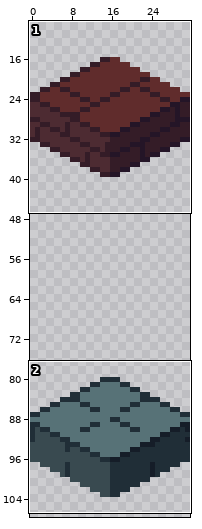
Pixel-art file: assets/img/settlements/tileset_bridges.aseprite. Above: a wide view before the commit, with the close-up outlined.
Close-up. Earlier state:
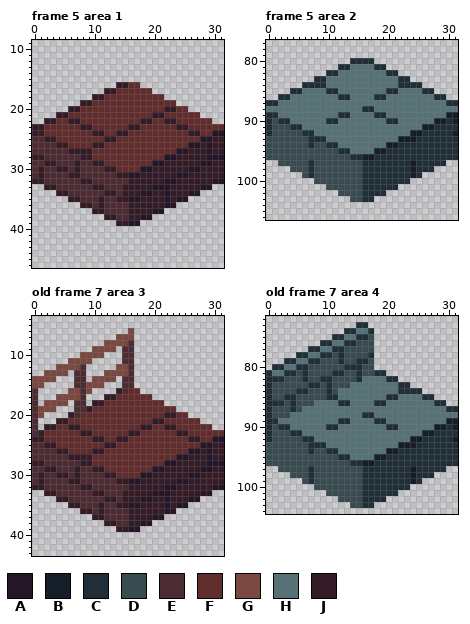
32x128 pixels, 8 frames. Shown: frame 5 area 1: x 0..31, y 9..46; frame 5 area 2: x 0..31, y 77..106; old frame 7 area 3: x 0..31, y 4..43; old frame 7 area 4: x 0..31, y 72..104. The wide view leaves out empty margins. The commit also changed other frames or places, which this record leaves out.
Visible layers, top first: "Handrail Top", "Handrail Bottom", "Floor".
Palette (. is transparent): A #241527  B #151d28  C #202e37  D #394a50  E #4d2b32  F #602c2c  G #7a4841  H #577277  J #341c27
Pixels before, frame 5 area 1, first column x 0:
16 ..............JJFF..............
17 ............JJFFFFFF............
18 ..........JJFFFFFFFFFF..........
19 ........JJFFFFFFFFFFFFFF........
20 ......JJFFFFFFFFFFFFFFJJFF......
21 ....JJFFFFFFFFFFFFFFJJFFFFFF....
22 ..JJFFJJFFFFFFFFFFJJFFJJFFFFFF..
23 JJFFFFFFJJFFFFFFJJFFFFFFJJFFFFFF
24 JJFFFFFFFFJJFFJJFFFFFFFFFFJJFFAA
25 EEJJFFFFFFFFJJFFFFFFFFFFFFFFAAJJ
26 EEEEJJFFFFJJFFFFFFFFFFFFFFAAJAJJ
27 EEEEEEJJJJFFFFFFFFFFFFFFAAJJJAJJ
28 JJEEEEEEJJFFFFFFFFFFFFAAJJJJJAAA
29 EEJJEEEJEEJJFFFFFFFFAAJJJJJJAAJJ
30 EJEEJJEJEEEEJJFFFFAAJJJJJJAAJJJJ
31 EJEEEEJJEEEEEEJJAAJJJJJJAAJJJJJJ
32 JJEEEEEEJJEEEEEEJJJJJJAAJJJJJJAA
33 ..JJEEEEEEJJEEEJJJJJAAAJJJJJAA..
34 ....JJEEEEEEJJEJJJAAJJAJJJAA....
35 ......JJEEEJEEJJAAJJJJAJAA......
36 ........JJEJEEEEJJJJJJAA........
37 ..........JJEEEEJJJJAA..........
38 ............JJEEJJAA............
39 ..............JJAA..............
Pixels before, frame 5 area 2, first column x 0:
 80 ..............CCCC..............
 81 ............CCHHHHCC............
 82 ..........CCHHHHHHHHCC..........
 83 ........CCHHHHHHHHHHHHCC........
 84 ......CCCCHHHHHHHHHHHHCCCC......
 85 ....CCHHHHCCHHHHHHHHCCHHHHCC....
 86 ..CCHHHHHHHHCCHHHHCCHHHHHHHHCC..
 87 CCHHHHHHHHHHHHHHHHHHHHHHHHHHHHCC
 88 HHHHHHHHHHHHHHHHCCHHHHHHHHHHHHHH
 89 CCHHHHHHHHHHCCHHHHCCHHHHHHHHHHBB
 90 CDCCHHHHHHCCHHHHHHHHCCHHHHHHBBCB
 91 CDDDCCHHHHHHHHHHHHHHHHHHHHBBCCCC
 92 CDDDDDCCHHHHHHHHHHHHHHHHBBCCCCCB
 93 DDDDDDDCCCHHHHHHHHHHHHBBBCCCCCCC
 94 DDDDDDDCDDCCHHHHHHHHBBCCCCCCCCCC
 95 DDDDDDDDDDDDCCHHHHBBCCCCCCCCCCCC
 96 DDDDDDDDDDDDDDCCBBCCCCCCCCCCCCCC
 97 ..DDDDDCDDDDDDDDCCCCCCCCBCCCCC..
 98 ....DDDCDDDDDDDDCCCCCCCCBCCC....
 99 ......DCDDDDDDDDCCCCCCCCBC......
100 ........DDDDDDDDCCCCCCCC........
101 ..........DDDDDDCCCCCC..........
102 ............DDDDCCCC............
103 ..............DDCC..............
Pixels before, old frame 7 area 3, first column x 0:
 6 ................G...............
 7 ..............GGG...............
 8 ............GGGGE...............
 9 ..........GGGG.EE...............
10 ........GGGG...EE...............
11 ......GGGG.....EE...............
12 ....GGGGE.....GGE...............
13 ..GGGG.EE...GGGGE...............
14 GGGG...EE.GGGG.EE...............
15 GG.....EEGGG...EE...............
16 E.....GGEG....JEFF..............
17 E...GGGGE...JJFFFFFF............
18 E.GGGG.EE.JJFFFFFFFFFF..........
19 EGGG...EEJFFFFFFFFFFFFFF........
20 EG....JEFFFFFFFFFFFFFFJJFF......
21 E...JJFFFFFFFFFFFFFFJJFFFFFF....
22 E.JJFFJJFFFFFFFFFFJJFFJJFFFFFF..
23 EJFFFFFFJJFFFFFFJJFFFFFFJJFFFFFF
24 JJFFFFFFFFJJFFJJFFFFFFFFFFJJFFAA
25 EEJJFFFFFFFFJJFFFFFFFFFFFFFFAAJJ
26 EEEEJJFFFFJJFFFFFFFFFFFFFFAAJAJJ
27 EEEEEEJJJJFFFFFFFFFFFFFFAAJJJAJJ
28 JJEEEEEEJJFFFFFFFFFFFFAAJJJJJAAA
29 EEJJEEEJEEJJFFFFFFFFAAJJJJJJAAJJ
30 EJEEJJEJEEEEJJFFFFAAJJJJJJAAJJJJ
31 EJEEEEJJEEEEEEJJAAJJJJJJAAJJJJJJ
32 JJEEEEEEJJEEEEEEJJJJJJAAJJJJJJAA
33 ..JJEEEEEEJJEEEJJJJJAAAJJJJJAA..
34 ....JJEEEEEEJJEJJJAAJJAJJJAA....
35 ......JJEEEJEEJJAAJJJJAJAA......
36 ........JJEJEEEEJJJJJJAA........
37 ..........JJEEEEJJJJAA..........
38 ............JJEEJJAA............
39 ..............JJAA..............
Pixels before, old frame 7 area 4, first column x 0:
 73 ...............CC...............
 74 .............CCHHC..............
 75 ...........CCHHCCD..............
 76 .........CCHHCCDDD..............
 77 .......CCHHCCDDDDD..............
 78 .....CCHHCCDCDDDDC..............
 79 ...CCHHCCDDDCDDCCD..............
 80 .CCHHCCDDDDDDCCCDD..............
 81 CHHCCDCDDDDCCDDCDDCC............
 82 CCCDDDCDDCCDDDDCHHHHCC..........
 83 CDDDDDDCCDCDDDHHHHHHHHCC........
 84 CDDDDCCDDDCDHHHHHHHHHHCCCC......
 85 CDDCCDDDDDCCHHHHHHHHCCHHHHCC....
 86 CCCDCDDDHHHHCCHHHHCCHHHHHHHHCC..
 87 CDDDCDHHHHHHHHHHHHHHHHHHHHHHHHCC
 88 CDDDHHHHHHHHHHHHCCHHHHHHHHHHHHHH
 89 CCHHHHHHHHHHCCHHHHCCHHHHHHHHHHBB
 90 CDCCHHHHHHCCHHHHHHHHCCHHHHHHBBCB
 91 CDDDCCHHHHHHHHHHHHHHHHHHHHBBCCCC
 92 CDDDDDCCHHHHHHHHHHHHHHHHBBCCCCCB
 93 DDDDDDDCCCHHHHHHHHHHHHBBBCCCCCCC
 94 DDDDDDDCDDCCHHHHHHHHBBCCCCCCCCCC
 95 DDDDDDDDDDDDCCHHHHBBCCCCCCCCCCCC
 96 DDDDDDDDDDDDDDCCBBCCCCCCCCCCCCCC
 97 ..DDDDDCDDDDDDDDCCCCCCCCBCCCCC..
 98 ....DDDCDDDDDDDDCCCCCCCCBCCC....
 99 ......DCDDDDDDDDCCCCCCCCBC......
100 ........DDDDDDDDCCCCCCCC........
101 ..........DDDDDDCCCCCC..........
102 ............DDDDCCCC............
103 ..............DDCC..............
After the commit:
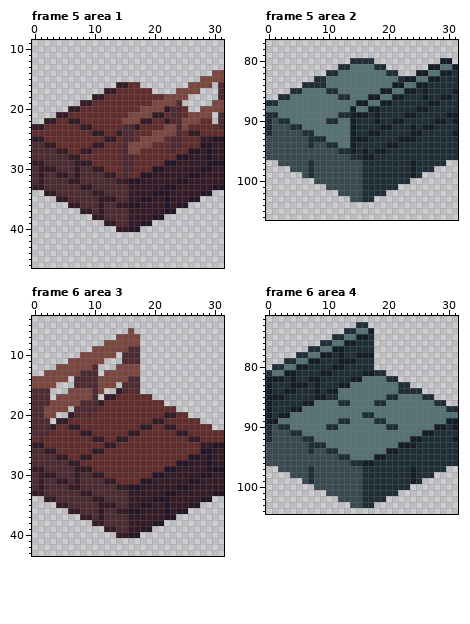
A new or re-ordered frame is compared with the old frame closest to it.
From old to new:
frames re-ordered
Changed rows in their new state; - is an unchanged pixel.
Frame 5 area 1, layers "Handrail Bottom", "Floor":
first column x 0:
14 ------------------------------GG
15 ----------------------------GGGG
16 --------------------------GGGG-E
17 ------------------------GGGG---E
18 ----------------------GGGG-----E
19 --------------------GGGGE-----GG
20 ------------------GGGG-EE---GGGG
21 ----------------GGGG---EE-GGGG-E
22 ---------------GGG-----EEGGG---E
23 ---------------EE-----GGEG-----E
24 FF-------------EE---GGGGE-----FF
25 JJFF-----------EE-GGGG-EE---JJAA
26 --JJFF---------EGGGG---EE-FFA---
27 ----JJFF-------EGG-----EFFAA----
28 EE----JJFF-----EE-----FFAA----JJ
29 JJEE----JJFF---EE---FFAA----J-AA
30 --JJEE----JJFF-EE-FFAA----JJAA--
31 ----JJE-----JJFEFFAA----JJAA----
32 E-----JJEE----JJAA----JJAA----JJ
33 JJEE----JJEE---E----JJ-A----JJAA
34 --JJEE----JJEE-E--JJAA----JJAA--
35 ----JJEE----JJEEJJAA----JJAA----
36 ------JJEE----JJAA-----JAA------
37 --------JJE---------JJAA--------
38 ----------JJEE----JJAA----------
39 ------------JJEEJJAA------------
40 --------------JJAA--------------
Frame 5 area 2, layer "Handrail Bottom":
first column x 14:
 80 ---------------BB-
 81 -------------BBHHB
 82 -----------BBHHBBC
 83 ---------BBHHBBCCC
 84 -------BBHHBBCCCCC
 85 -----BBH-BBCB-CCCB
 86 ---BBH-BBCCCBC-BBC
 87 -BB--BBCCCCCCBBC--
 88 B-HBBCCCCCCBBCCCCC
 89 BBBCB-CCCBBCCCCC--
 90 BCCCBC-BBCCCCC----
 91 BCCCCBBCCCBC------
 92 BCCBBCCCCC--------
 93 BBBCCCCC----------
 94 BCCCCC------------
 95 BCBC--------------
Frame 6 area 3 against old frame 7, layers "Handrail Top", "Floor":
first column x 0:
 7 -----------------G--------------
 8 ----------------GG--------------
 9 --------------GG-E--------------
10 ------------GG---E--------------
11 ----------GG-----E--------------
12 --------GGE-----GG--------------
13 ------GG-EE-----GG--------------
14 ----GG---EE---GG-E--------------
15 --GG-----EE-GG---E--------------
16 -EE-----G-EG-----E--------------
17 -EE-----GGE---------------------
18 -EE---GG-EE---------------------
19 -E--GG---EE---------------------
20 -EGG-----E----------------------
21 -EE-----------------------------
22 -EE-----------------------------
23 -EE-----------------------------
24 FE----------------------------FF
25 JJFF------------------------JJAA
26 --JJFF--------------------FFA---
27 ----JJFF----------------FFAA----
28 EE----JJFF------------FFAA----JJ
29 JJEE----JJFF--------FFAA----J-AA
30 --JJEE----JJFF----FFAA----JJAA--
31 ----JJE-----JJFFFFAA----JJAA----
32 E-----JJEE----JJAA----JJAA----JJ
33 JJEE----JJEE---E----JJ-A----JJAA
34 --JJEE----JJEE-E--JJAA----JJAA--
35 ----JJEE----JJEEJJAA----JJAA----
36 ------JJEE----JJAA-----JAA------
37 --------JJE---------JJAA--------
38 ----------JJEE----JJAA----------
39 ------------JJEEJJAA------------
40 --------------JJAA--------------
Frame 6 area 4 against old frame 7, layer "Handrail Top":
first column x 0:
 74 -----------------B
 75 ---------------BBC
 76 -------------BBCCC
 77 -----------BBCCCCC
 78 ---------BBCBCCBBB
 79 -------BBCCCBBB--C
 80 -----BBCCCCBB---CC
 81 ---BBC-CCBB--CC-BB
 82 BBBCBC-BB--CCCBB--
 83 BCCCBBB-BC-CBB----
 84 BCCBB--CBCBB------
 85 BBB--CCCBB--------
 86 B--C-CBB----------
 87 BCCCBB------------
 88 BCBB--------------
 89 BB----------------
Changed places in both close-ups, as pixel boxes (x1, y1, x2, y2):
changed: (32, 70, 224, 232)
changed: (350, 58, 458, 154)
changed: (32, 334, 224, 538)
changed: (266, 328, 374, 424)
